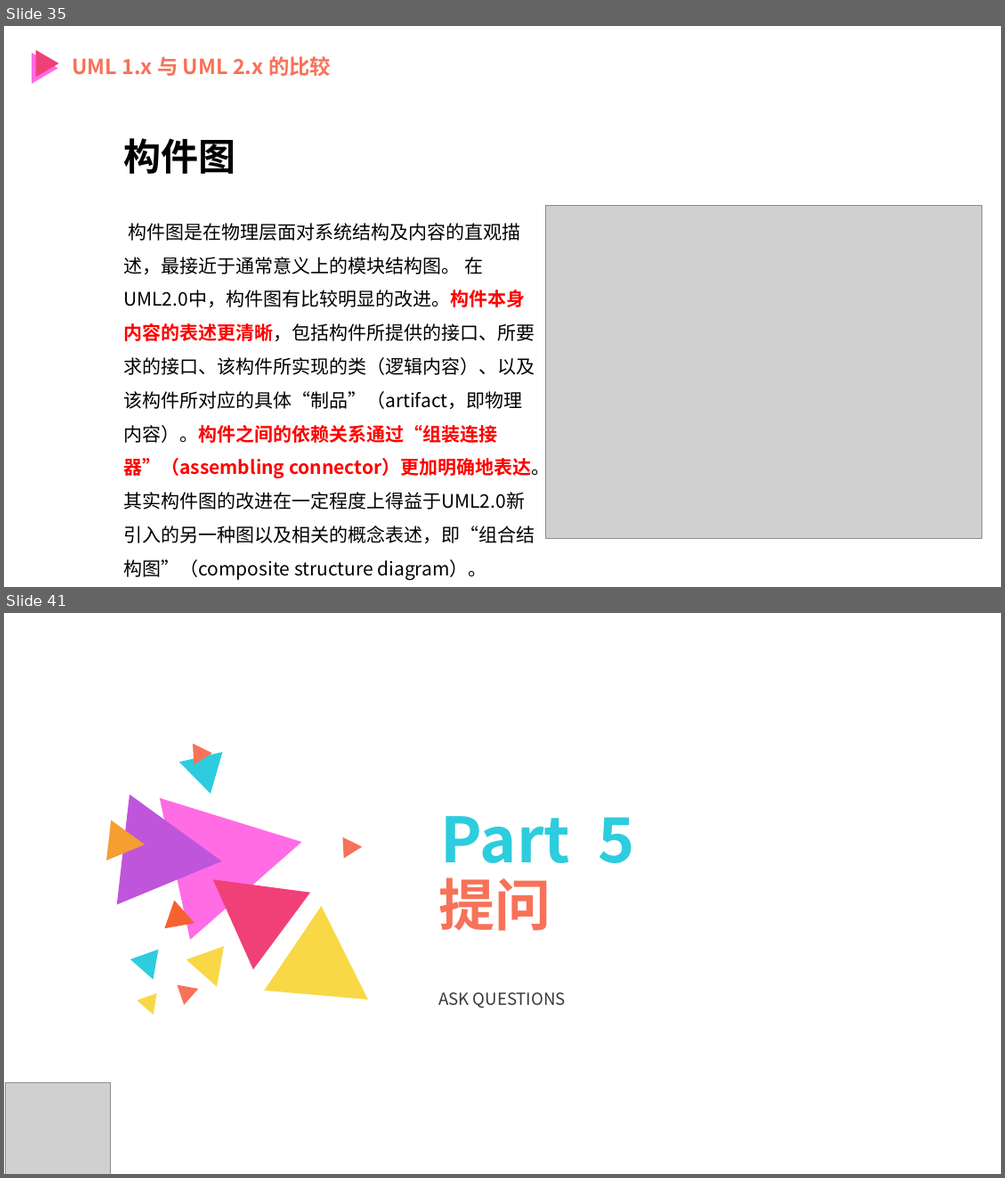
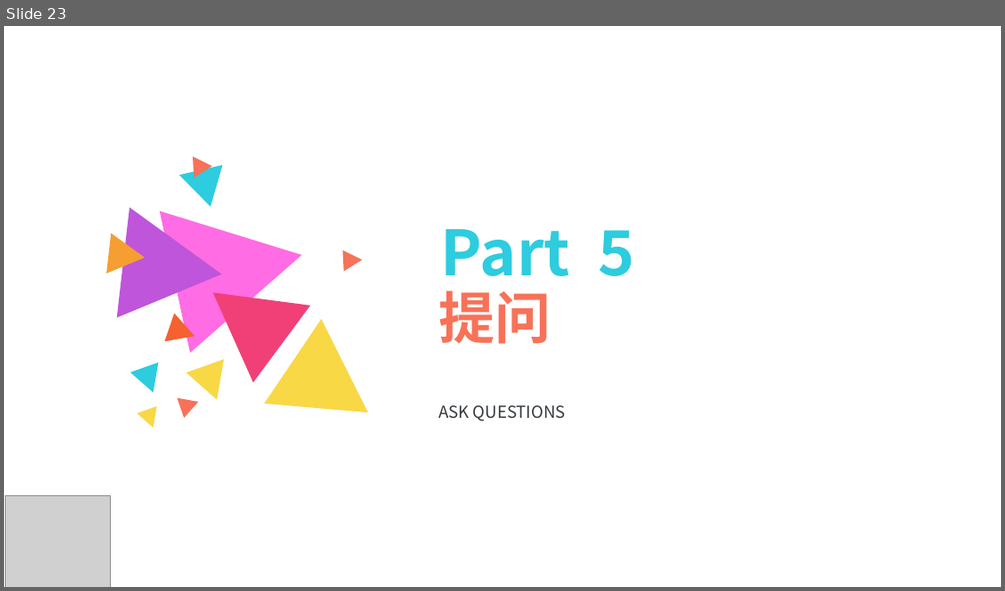
Before and after one commit to PRD2018-G12/SE-Education-Assistant-System, a slide deck: 非受控文档/UML翻转课堂/UML 基础 综合应用和问题解答.pptx. Shown one above the other, each under a label of ours: slides 35 and 41 before the commit, slide 23 after it; the slides between them are not shown. The pictures are 1005x1178 and 1005x591 pixels, drawn with LibreOffice and Linux fonts; fonts in the diff are those of the drawing; grey boxes stand for pictures. Boxes give left, top, right and bottom in pixels: in the first picture for what was removed or moved away, otherwise in the second. Text is boxed around its words. In the diff, an @@ line names an element or a change of style, - is before the commit and + after.

```diff
--- a/非受控文档/UML翻转课堂/UML 基础 综合应用和问题解答.pptx
+++ b/非受控文档/UML翻转课堂/UML 基础 综合应用和问题解答.pptx
@@ slide 35 removed at box(4, 26, 1001, 587), background #FFFFFF @@
@@ triangle removed at box(36, 50, 59, 78) @@
@@ triangle removed at box(32, 53, 57, 84) @@
@@ text removed at box(72, 56, 331, 76) @@
-UML 1.x 与 UML 2.x 的比较
@@ text removed at box(123, 138, 235, 174) @@
-构件图
@@ picture removed at box(545, 206, 982, 539) @@
@@ text removed at box(123, 223, 550, 580) @@
-构件图是在物理层面对系统结构及内容的直观描述，最接近于通常意义上的模块结构图。 在UML2.0中，构件图有比较明显的改进。构件本身内容的表述更清晰，包括构件所提供的接口、所要求的接口、该构件所实现的类（逻辑内容）、以及该构件所对应的具体“制品”（artifact，即物理内容）。构件之间的依赖关系通过“组装连接器”（assembling connector）更加明确地表达。其实构件图的改进在一定程度上得益于UML2.0新引入的另一种图以及相关的概念表述，即“组合结构图”（composite structure diagram）。
@@ what was slide 41 is now slide 23 @@
```
Also in this commit, not shown: 11 slides changed, 18 slides added, 35 other slides removed, 1 other file.
